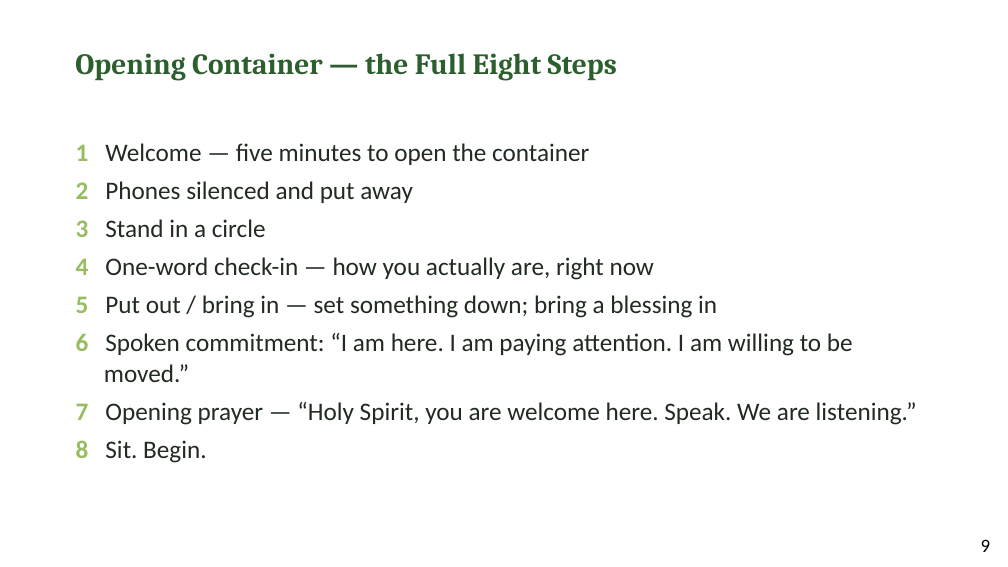
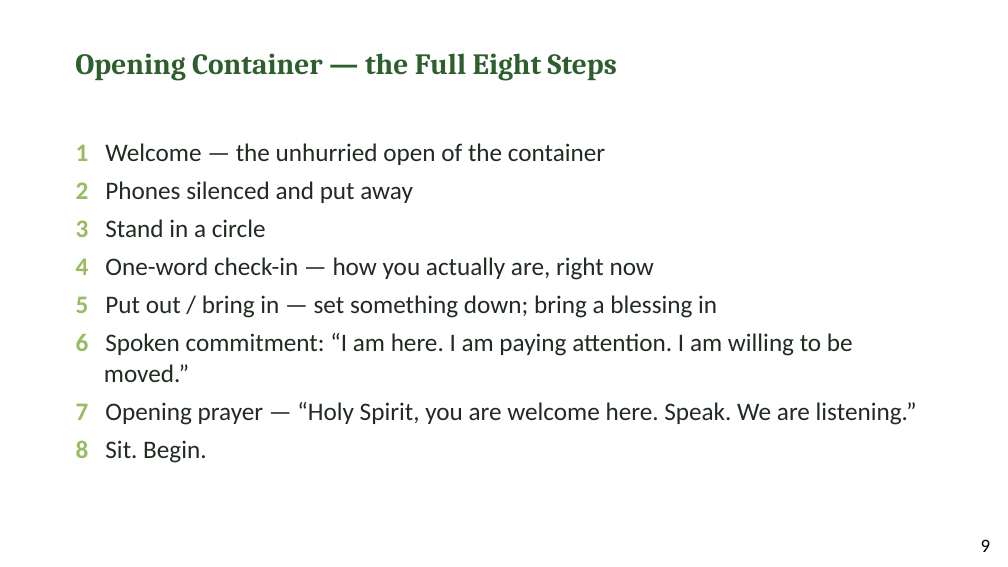
Before and after one commit to jgtittle-ministries/fellowship-of-the-heart-pilot-at-cca-dev, a slide deck: slide 8 of _implementation-notes/evening-series/FotH Evening Session 1 Slides DRAFT v1.pptx. Drawn at 1008x567 pixels with LibreOffice and Linux fonts; fonts in the diff are those of the drawing. Boxes give left, top, right and bottom in pixels: in the first picture for what was removed or moved away, otherwise in the second. Text is boxed around its words. In the diff, an @@ line names an element or a change of style, - is before the commit and + after.

```diff
--- a/_implementation-notes/evening-series/FotH Evening Session 1 Slides DRAFT v1.pptx
+++ b/_implementation-notes/evening-series/FotH Evening Session 1 Slides DRAFT v1.pptx
@@ text at (76, 143, 605, 165): text changed @@
-1 Welcome — five minutes to open the container
+1 Welcome — the unhurried open of the container
```
Also in this commit, not shown: 3 other slides changed, 49 other files.
